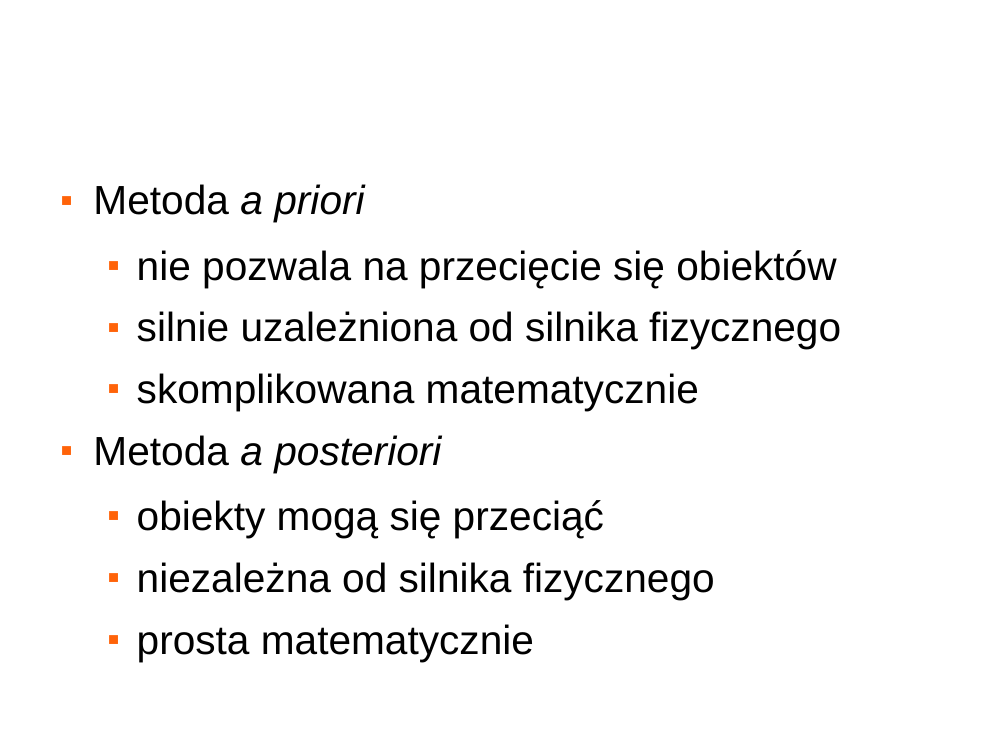
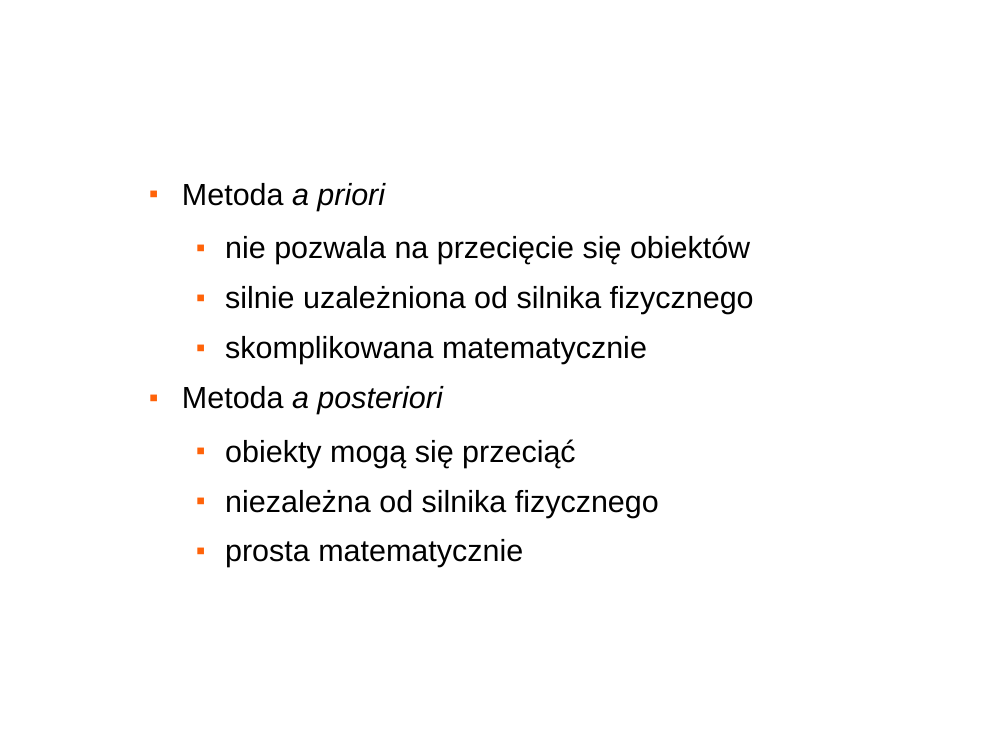
Before and after one commit to changtailiang/fighter3d-googlecode, a slide deck: slide 11 of Doc/obrona.odp (slide 7 before the commit). Drawn at 1008x756 pixels with LibreOffice and Linux fonts; fonts in the diff are those of the drawing; background and template pictures are left out. Boxes give left, top, right and bottom in pixels: in the first picture for what was removed or moved away, otherwise in the second. Text is boxed around its words. In the diff, an @@ line names an element or a change of style, - is before the commit and + after.

```diff
--- a/Doc/obrona.odp
+++ b/Doc/obrona.odp
@@ text "Metoda a priori": place and size @@
-text "Metoda a priori" at (93, 184, 841, 661)
+text "Metoda a priori" at (182, 183, 754, 567)
@@ text "Metoda a priori" at (182, 183, 754, 567): size 32 to 24 pt @@
```
Also in this commit, not shown: 3 other slides changed, 5 slides added, 1 slide removed.
